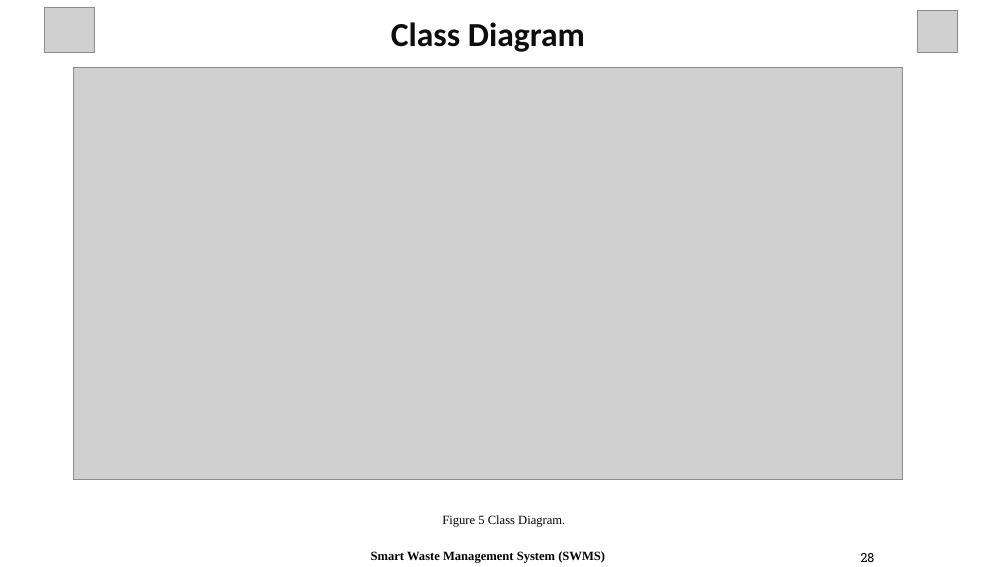
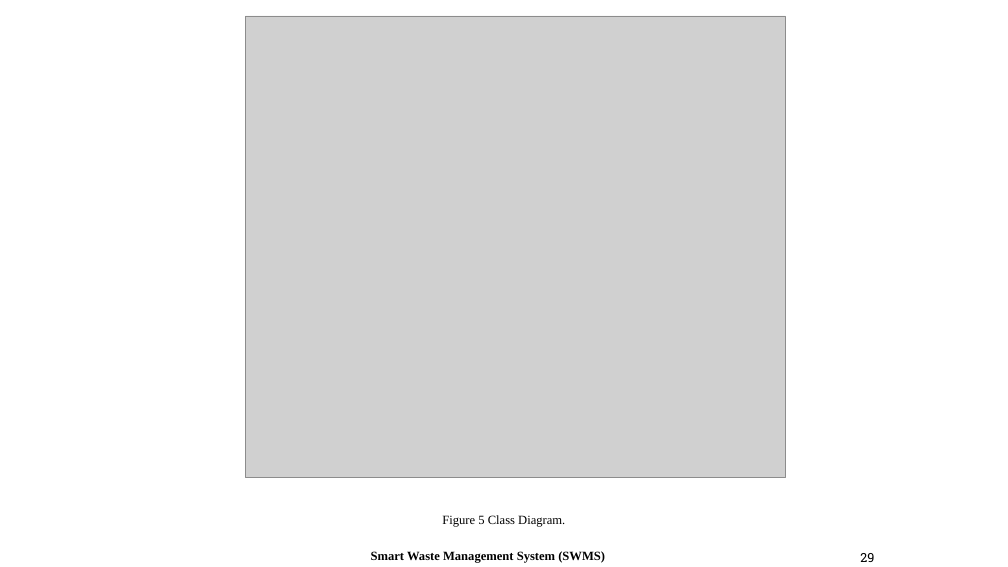
Before and after one commit to murad-02/smart_waste_management_system, a slide deck: slide 29 of Documents/Mock Presentaion.pptx (slide 28 before the commit). Drawn at 1008x567 pixels with LibreOffice and Linux fonts; fonts in the diff are those of the drawing; grey boxes stand for pictures. Boxes give left, top, right and bottom in pixels: in the first picture for what was removed or moved away, otherwise in the second. Text is boxed around its words. In the diff, an @@ line names an element or a change of style, - is before the commit and + after.

```diff
--- a/Documents/Mock Presentaion.pptx
+++ b/Documents/Mock Presentaion.pptx
@@ picture removed at box(44, 8, 95, 52) @@
@@ picture: place and size @@
-picture at box(73, 67, 903, 479)
+picture at box(246, 16, 786, 478)
@@ text removed at box(391, 22, 585, 52) @@
-Class Diagram
@@ picture removed at box(918, 10, 958, 51) @@
@@ page number at box(860, 553, 874, 562): text changed @@
-28
+29
```
Also in this commit, not shown: 1 slide added, 10 other files.
